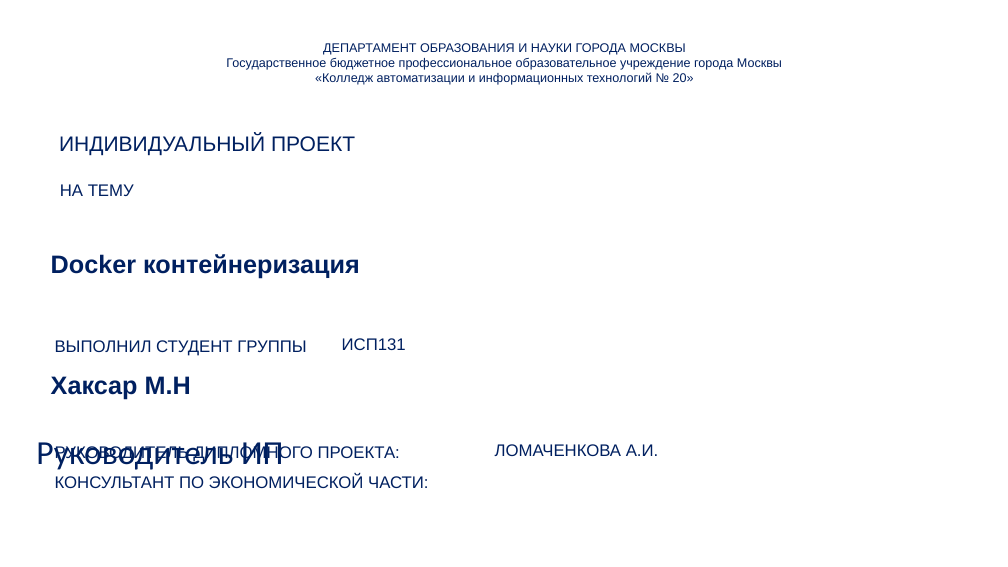
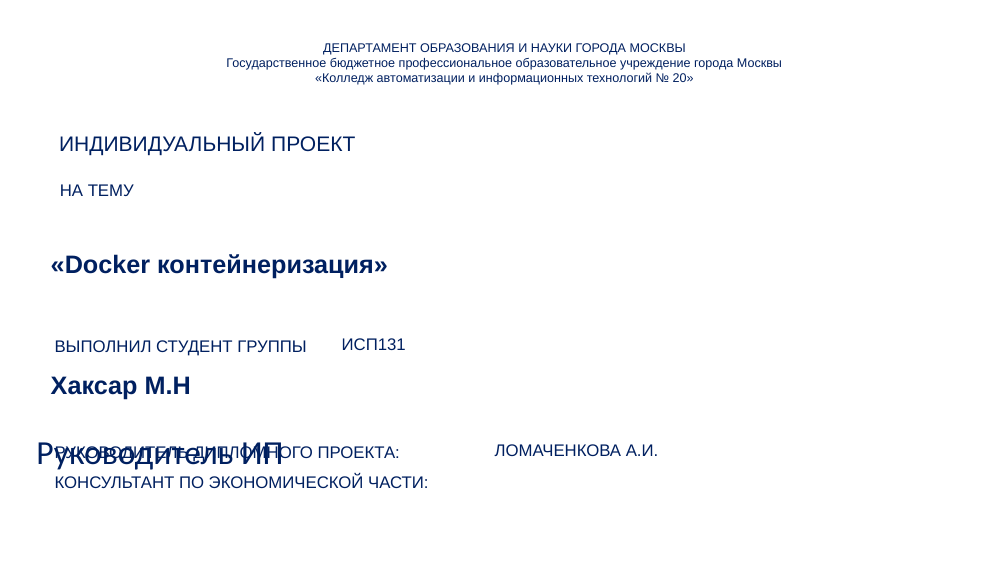
Before and after one commit to gepasgoy/IndividualProject, a slide deck: slide 1 of Шаблон презентации для защиты.pptx. Drawn at 1008x567 pixels with LibreOffice and Linux fonts; fonts in the diff are those of the drawing; background and template pictures are left out. Boxes give left, top, right and bottom in pixels: in the first picture for what was removed or moved away, otherwise in the second. Text is boxed around its words. In the diff, an @@ line names an element or a change of style, - is before the commit and + after.

```diff
--- a/Шаблон презентации для защиты.pptx
+++ b/Шаблон презентации для защиты.pptx
@@ title at [51,254,388,279]: text changed @@
-Docker контейнеризация
+«Docker контейнеризация»
```
Also in this commit, not shown: 2 other slides changed, 5 slides added, 2 other files.
